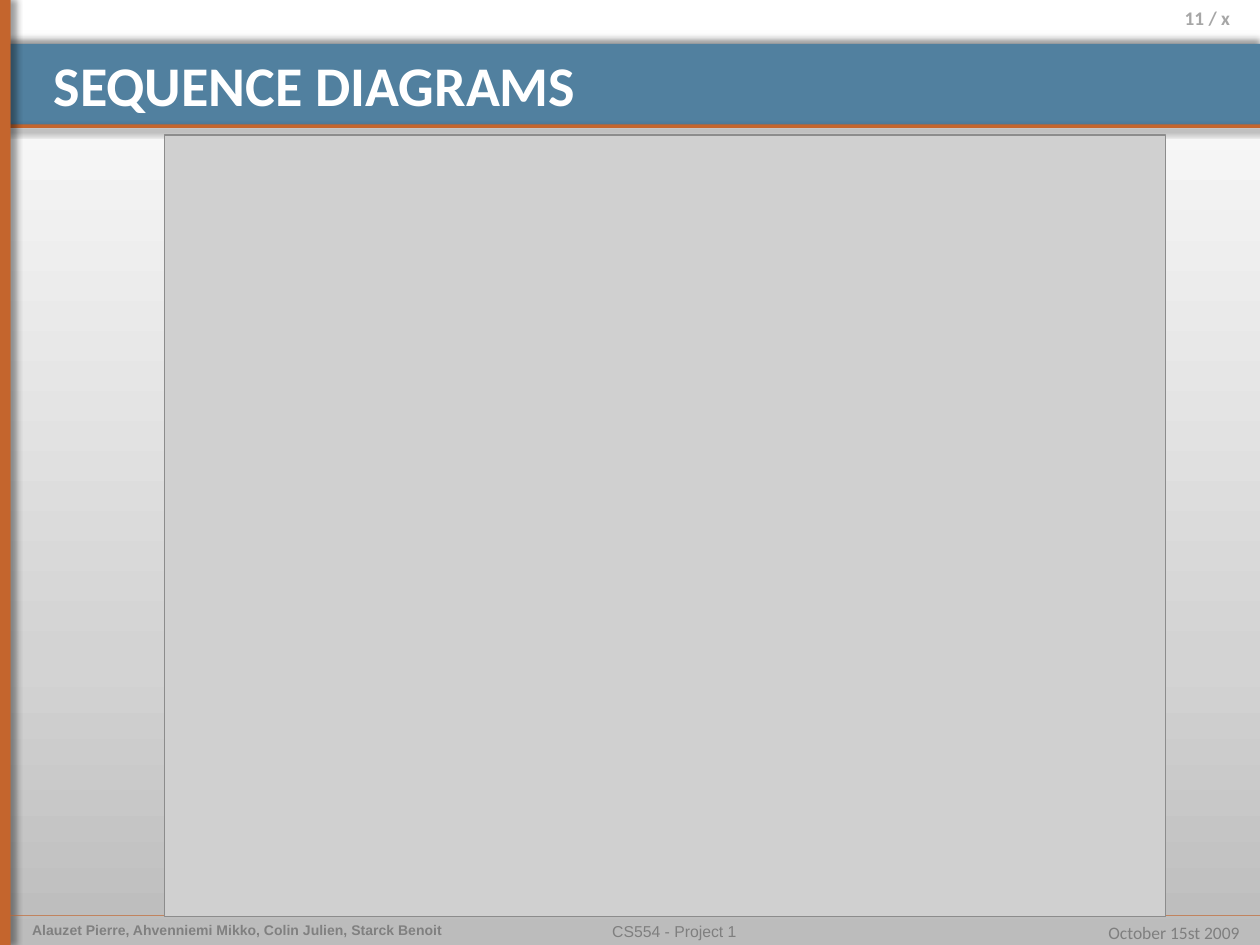
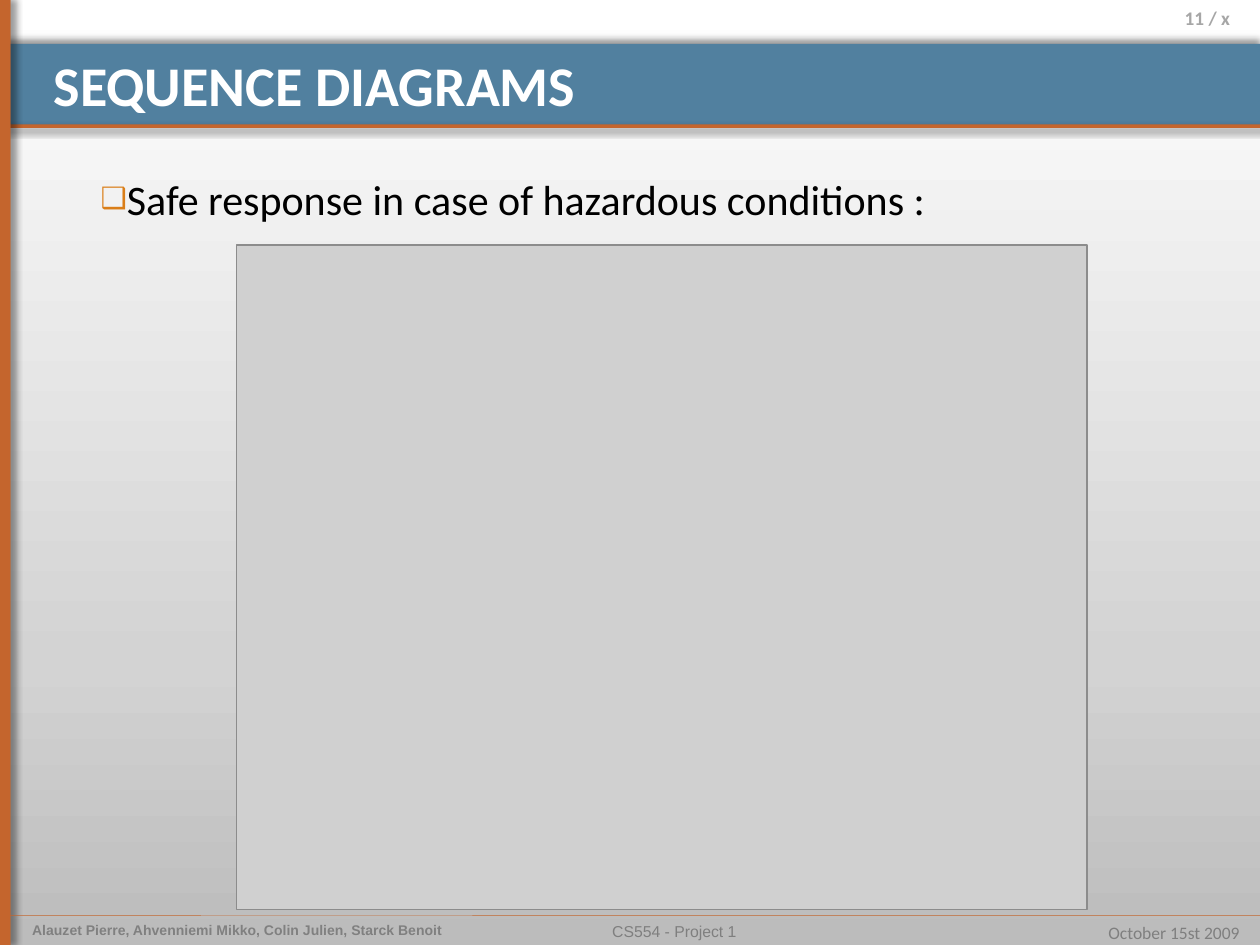
Before and after one commit to pierrealauzet/euroteam, a slide deck: slide 11 of Project 1/Part Final/CS554_EuroTeam_Project1.pptx. Drawn at 1260x945 pixels with LibreOffice and Linux fonts; fonts in the diff are those of the drawing; grey boxes stand for pictures. Boxes give left, top, right and bottom in pixels: in the first picture for what was removed or moved away, otherwise in the second. Text is boxed around its words. In the diff, an @@ line names an element or a change of style, - is before the commit and + after.

```diff
--- a/Project 1/Part Final/CS554_EuroTeam_Project1.pptx
+++ b/Project 1/Part Final/CS554_EuroTeam_Project1.pptx
@@ text added at [127,186,904,222], 24 pt, text #000000 @@
+❑ Safe response in case of hazardous conditions :
@@ picture: place and size @@
-picture at [165,135,1166,916]
+picture at [236,246,1086,910]
```
Also in this commit, not shown: 2 other slides changed.
